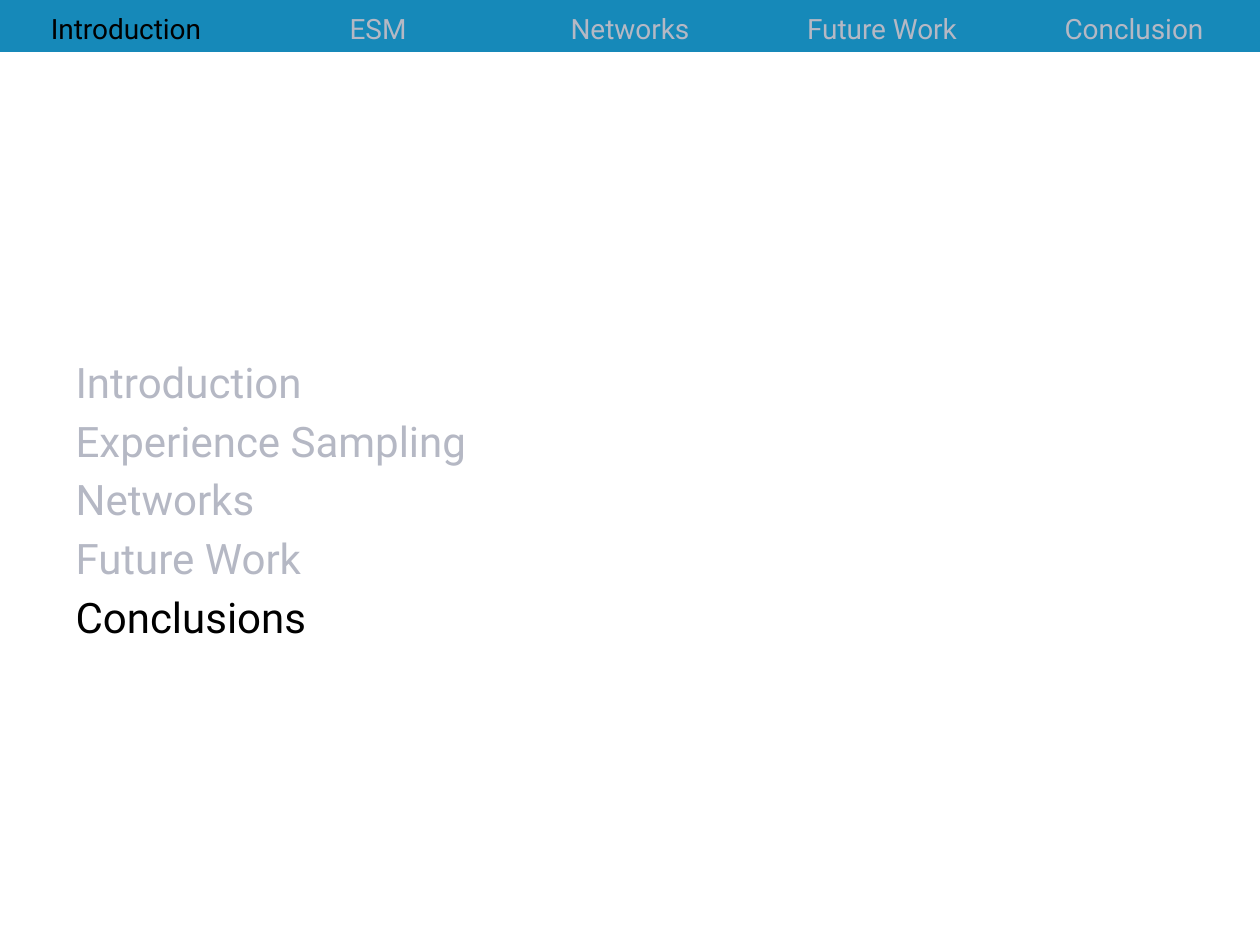
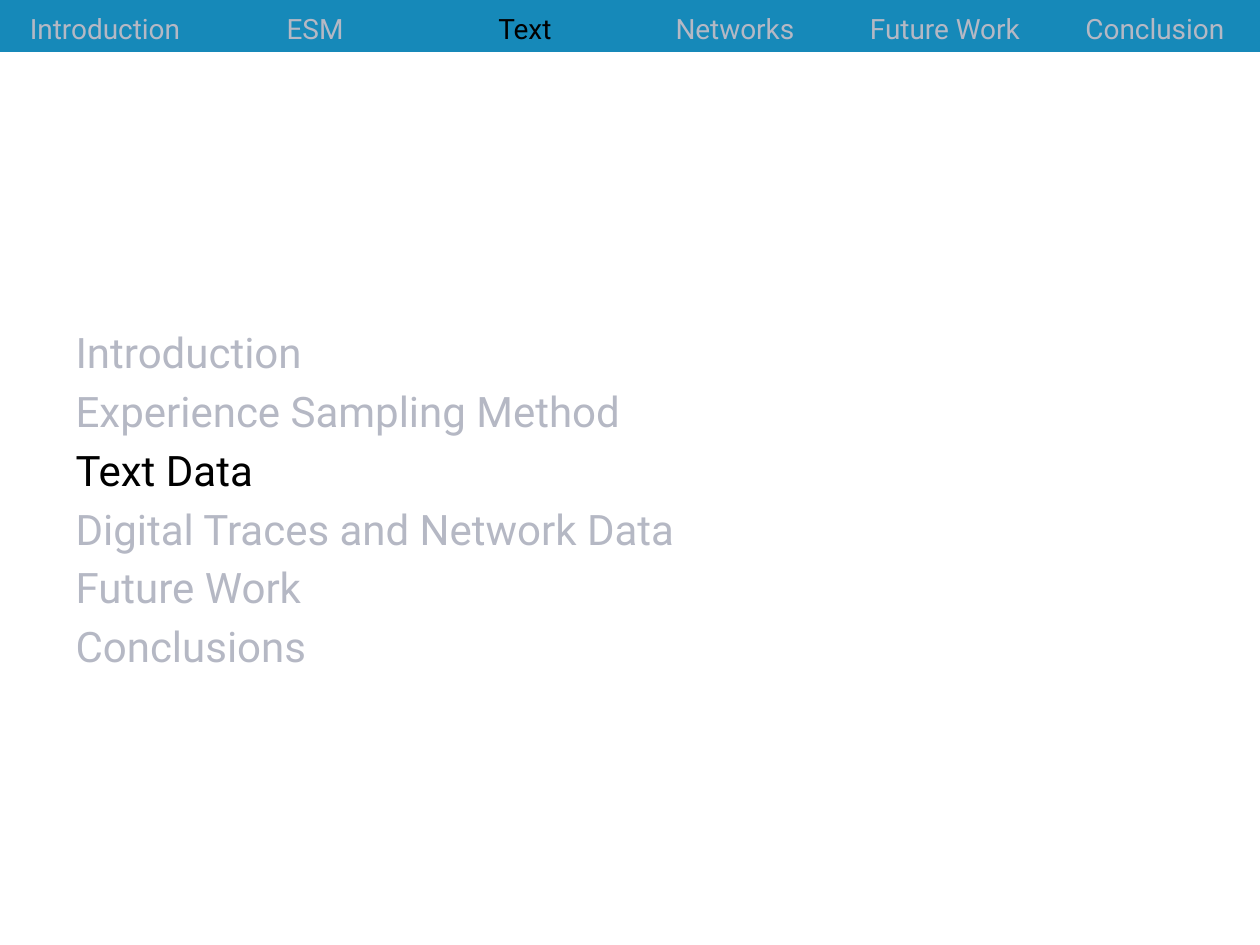
Before and after one commit to jrosen48/job-talk, a slide deck: slide 25 of 2018-1-15-Rosenberg-UT-Knoxville-talk.pptx (slide 35 before the commit). Drawn at 1260x945 pixels with LibreOffice and Linux fonts; fonts in the diff are those of the drawing. Boxes give left, top, right and bottom in pixels: in the first picture for what was removed or moved away, otherwise in the second. Text is boxed around its words. In the diff, an @@ line names an element or a change of style, - is before the commit and + after.

```diff
--- a/2018-1-15-Rosenberg-UT-Knoxville-talk.pptx
+++ b/2018-1-15-Rosenberg-UT-Knoxville-talk.pptx
@@ table at box(0, 0, 1260, 607) @@
+column 3: Text
@@ text "Introduction" at box(76, 18, 1020, 554): text colour #000000 to #B5B8C4 in "Conclusions" @@
@@ text at box(76, 396, 674, 554): text changed @@
-Experience Sampling
-Networks
+Experience Sampling Method
+Text Data
+Digital Traces and Network Data
```
Also in this commit, not shown: 33 other slides changed, 20 slides added, 6 slides removed, 2 other files.
